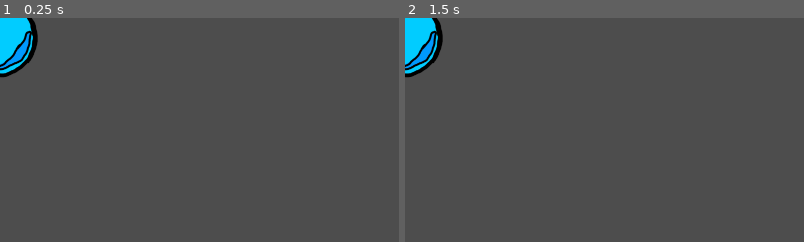
Above: before the commit, frames 1-2 (left to right).
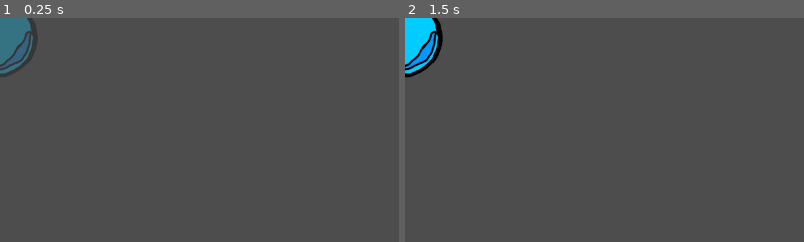
Above: after the commit, the same moments.

Repository: SimonDuPlooyGit/Just-Shapes-and-Beats-2-JK
Game: Godot game, scene res://Scenes/droplet.tscn
Same seed, same stepped clock (60 frames per second), same inputs: the game is played once before the commit and once after it. This scene is started directly instead of the project's main scene.
Inputs:
- Up to frame 1 (0.25 s): no input
- Up to frame 2 (1.5 s): tap Enter at 0.5 s; hold D (Right) 0.53-1.28 s; tap Space (Dash) at 0.6, 1.25, 1.35 s; hold S (Down) from 1.28 s (still down)
The pictures show only the part of the screen within x 0-50%, y 0-50%; the shares and areas given below are measured in that part.

The runs differ from the first frame. In frame 1, 2.1% of the frame differs, in the area x 0-10%, y 0-27%; in frame 2, nothing differs.

Commit message:
Final gameplay version
Small collision error of losing life in samurai level

Diff:
--- a/prototype2rhythm/Scripts/dropletlogic.gd
+++ b/prototype2rhythm/Scripts/dropletlogic.gd
@@ -11,15 +11,23 @@
 var overlap_body
 var has_damaged_player := false
 
+@onready var telegraph_timer := Timer.new()
 var is_active := false
 
 func _ready() -> void:
+	telegraph_timer.wait_time = telegraph_time
+	telegraph_timer.one_shot = true
+	telegraph_timer.autostart = false
+	telegraph_timer.process_mode = Node.PROCESS_MODE_PAUSABLE
+	add_child(telegraph_timer)
+
 	# Initial state: invisible and harmless
 	modulate.a = 0.3
 	collision_shape.disabled = true
+	telegraph_timer.start()
 
 	# Wait for telegraph period
-	await get_tree().create_timer(telegraph_time).timeout
+	await telegraph_timer.timeout
 
 	# Activate: full opacity and enable collision
 	modulate.a = 1.0
--- a/prototype2rhythm/Scripts/waterbeamlogic.gd
+++ b/prototype2rhythm/Scripts/waterbeamlogic.gd
@@ -3,14 +3,18 @@
 @onready var sprite := $Sprite2D
 @onready var collision_shape := $CollisionShape2D
 
-var telegraph_time := 0.0 # Time in seconds before it becomes active
-var active_time := 0.0 #Time in seconds where it shows on screen
-var direction := ""
+@export var telegraph_time := 0.0 # Time before activation
+@export var active_time := 0.0    # Time it stays active
+@export var direction := ""       # "up", "down", "left", "right"
+
+var has_damaged_player := false
 var overlap_body
-var has_damaged_player := false
+
+@onready var telegraph_timer := Timer.new()
+@onready var active_timer := Timer.new()
 
 func _ready() -> void:
-
+	# Direction-based rotation
 	match direction:
 		"left":
 			pass
@@ -21,34 +25,38 @@
 		"down":
 			pass
 
-	# Initial state: invisible and harmless
+	# Initial state: faint and inactive
 	modulate.a = 0.3
 	collision_shape.disabled = true
 
-	# Wait for telegraph period
-	await get_tree().create_timer(telegraph_time).timeout
+	# Add and configure timers
+	telegraph_timer.wait_time = telegraph_time
+	telegraph_timer.one_shot = true
+	telegraph_timer.process_mode = Node.PROCESS_MODE_PAUSABLE
+	add_child(telegraph_timer)
 
-	# Activate: full opacity and enable collision
+	active_timer.wait_time = active_time
+	active_timer.one_shot = true
+	active_timer.process_mode = Node.PROCESS_MODE_PAUSABLE
+	add_child(active_timer)
+
+	# Start telegraphing
+	telegraph_timer.start()
+	await telegraph_timer.timeout
+
+	# Beam becomes active
 	modulate.a = 1.0
 	collision_shape.disabled = false
 
-	# Optional: Auto-delete after some time
-	await get_tree().create_timer(active_time).timeout
+	# Start duration before removal
+	active_timer.start()
+	await active_timer.timeout
 	queue_free()
 
 func _process(delta: float) -> void:
-
-	#Collision with player to lose lives
 	if has_overlapping_bodies() and not has_damaged_player:
-		overlap_body = self.get_overlapping_bodies()
+		overlap_body = get_overlapping_bodies()
 		for body in overlap_body:
 			if body.name == "Player":
-				#body.queue_free()
 				body.lose_life()
 				has_damaged_player = true
-				pass
-
-# Called when something enters the area
-func _on_body_entered(body: Node) -> void:
-	if body.name == "Player":
-		print("Player hit by water beam!")
